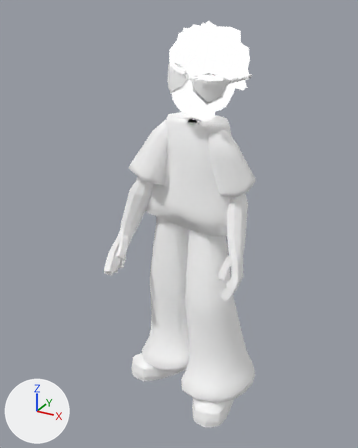
The glTF model assets/models/lifetime.glb as it was, and as the next commit left it.
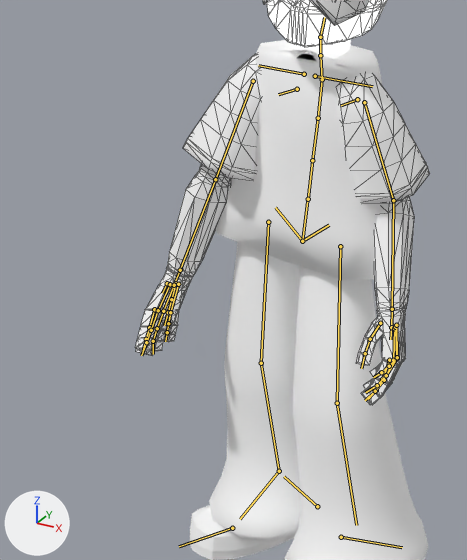
Old and new are each drawn whole from a 50 mm camera at (1.175, -2.263, 2.18) aimed at (-0.031, -0.071, 1.084) and again close up on the part from 9% to 77% of the width and 20% to 85% of the height. The axes (+X, +Y, +Z) are drawn at lower left. The lights are the same throughout. The first two pictures are the older version. Both versions are drawn at frame 20 of the action 'lifetime_nod'; the numbers are the values there. The bones that change, and the others that lie on the model, are drawn over the model as lines in the close-ups. The close-ups show mesh edges as thin lines.

In view in the first close-up: 'arms', 'body', 'head'.
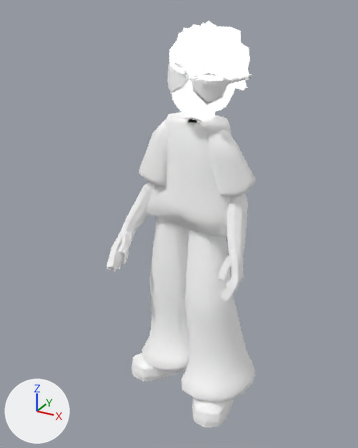
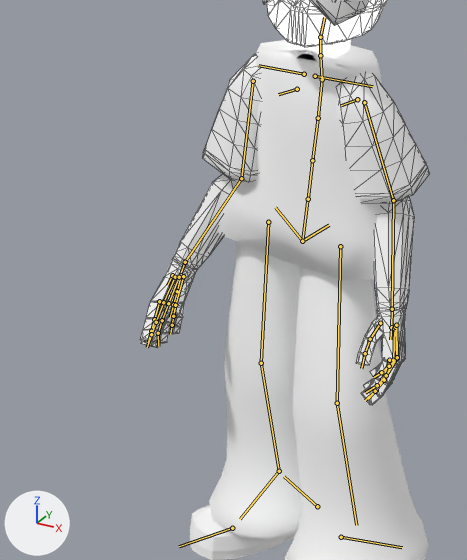
The edits, one by one:
Bone 'upper_arm.R' (bone_upper_arm_r) turns from (8, 49, 40) to (-7, 48, 43) degrees about its own x, y and z.
Bone 'forearm.R' (bone_forearm_r) turns from (-3, 0, 0) to (28, 1, -4) degrees about its own x, y and z.
Bone 'hand.R' (bone_hand_r) turns from (8, -14, 3) to (-6, -10, 8) degrees about its own x, y and z.

Boxes [x1, y1, x2, y2] around the edits, measured in the close-ups (467 x 560 px):
'arms', posed: before [135, 53, 430, 405]; after [140, 53, 430, 405]
bone 'upper_arm.R', root to tip: before (253, 81) to (215, 179); after (253, 81) to (241, 178)
bone 'forearm.R', root to tip: before (215, 179) to (180, 270); after (241, 178) to (185, 262)
bone 'hand.R', root to tip: before (180, 270) to (173, 286); after (185, 262) to (179, 278)
